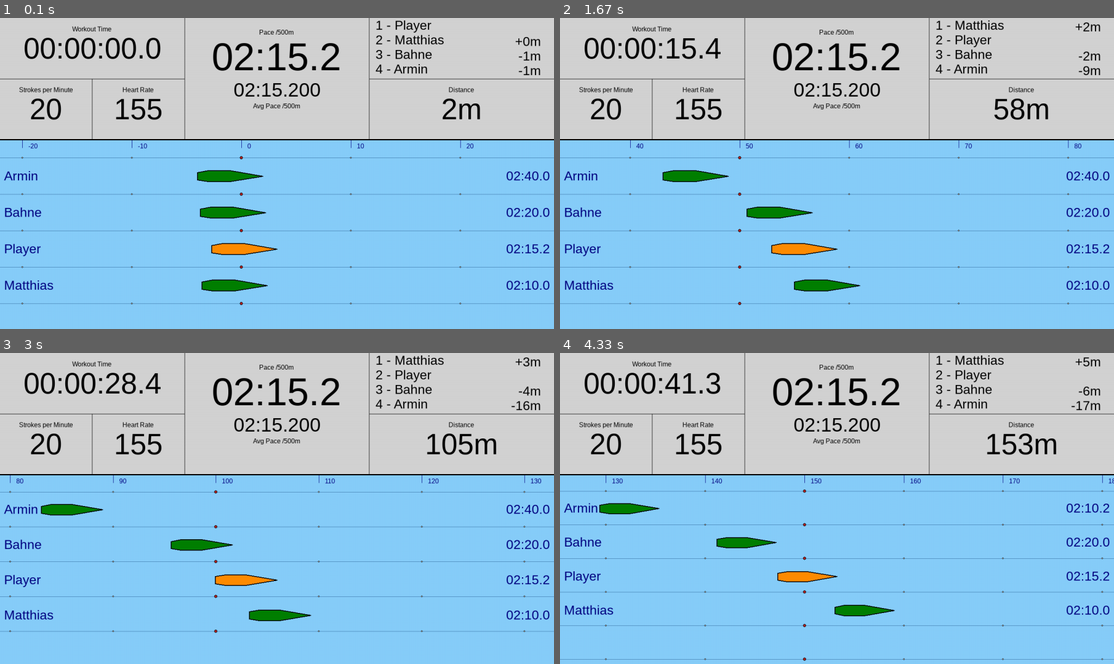
Above: before the commit, frames 1-4 (two rows, left to right).
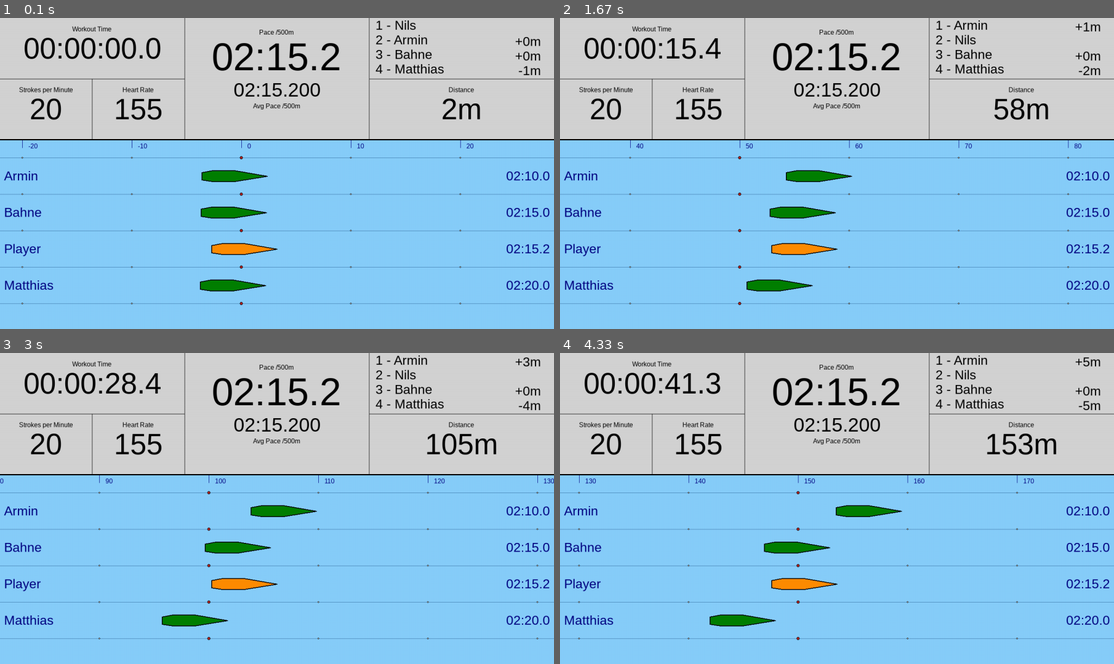
Above: after the commit, the same moments.

Repository: monsdar/dynrow
Game: pygame game, started from DynRow.py
Same seed, same stepped clock (60 frames per second), same inputs: the game is played once before the commit and once after it. The source is Python 2; it was converted automatically to run under Python 3.
Inputs:
- Up to frame 1 (0.1 s): no input
- Up to frame 2 (1.67 s): no input
- Up to frame 3 (3 s): no input
- Up to frame 4 (4.33 s): no input

The runs differ from the first frame. In frame 1, 0.8% of the frame differs, in the area x 35-98%, y 0-88%; in frame 2, 2.3%; in frame 3, 6.3%; in frame 4, 7.0%, in the area x 0-100%, y 0-100%.

Commit message:
Fixed: Now really calculating the avg just when the time updates

Diff:
--- a/DynRow.py
+++ b/DynRow.py
@@ -20,13 +20,13 @@
     ErgStats.initialize()
 
     # init the player boat
-    player = BoatConcept2("Player")
+    player = BoatConcept2("Nils")
     playground.setPlayerBoat(player)
 
     #init the other boats
-    playground.addBoat(BoatBoomerang("Armin", 160, 20, 20))
-    playground.addBoat(BoatBoomerang("Bahne", 140, 22, 20))
-    playground.addBoat(BoatBoomerang("Matthias", 130, 26, 20))
+    playground.addBoat(BoatBoomerang("Armin", 130, 20, 20))
+    playground.addBoat(BoatBoomerang("Bahne", 135, 22, 20))
+    playground.addBoat(BoatBoomerang("Matthias", 140, 26, 20))
 
     #init the UI, register the GameLoop and run it
     ui.registerCallback(gameLoop)
--- a/PyRow/ErgStats.py
+++ b/PyRow/ErgStats.py
@@ -71,9 +71,12 @@
             ErgStats.avgPace = ErgStats.pace
 
         #just update the average if the time has changed
-        if(ErgStats.time != ErgStats.prevTime):
+        if(ErgStats.time - ErgStats.prevTime > 0.01): #check if some time has passed
             ErgStats.avgPace = ((ErgStats.avgPace * ErgStats.numQueries) + ErgStats.pace) / (ErgStats.numQueries + 1)
             ErgStats.numQueries += 1
+
+	#set the prevTime to be able to compare it next cycle
+        ErgStats.prevTime = ErgStats.time
 
         #TODO: This is just for testing purposes. It simulates a moving boat by increasing the distance every cycle
         if (ErgStats.erg == None):
